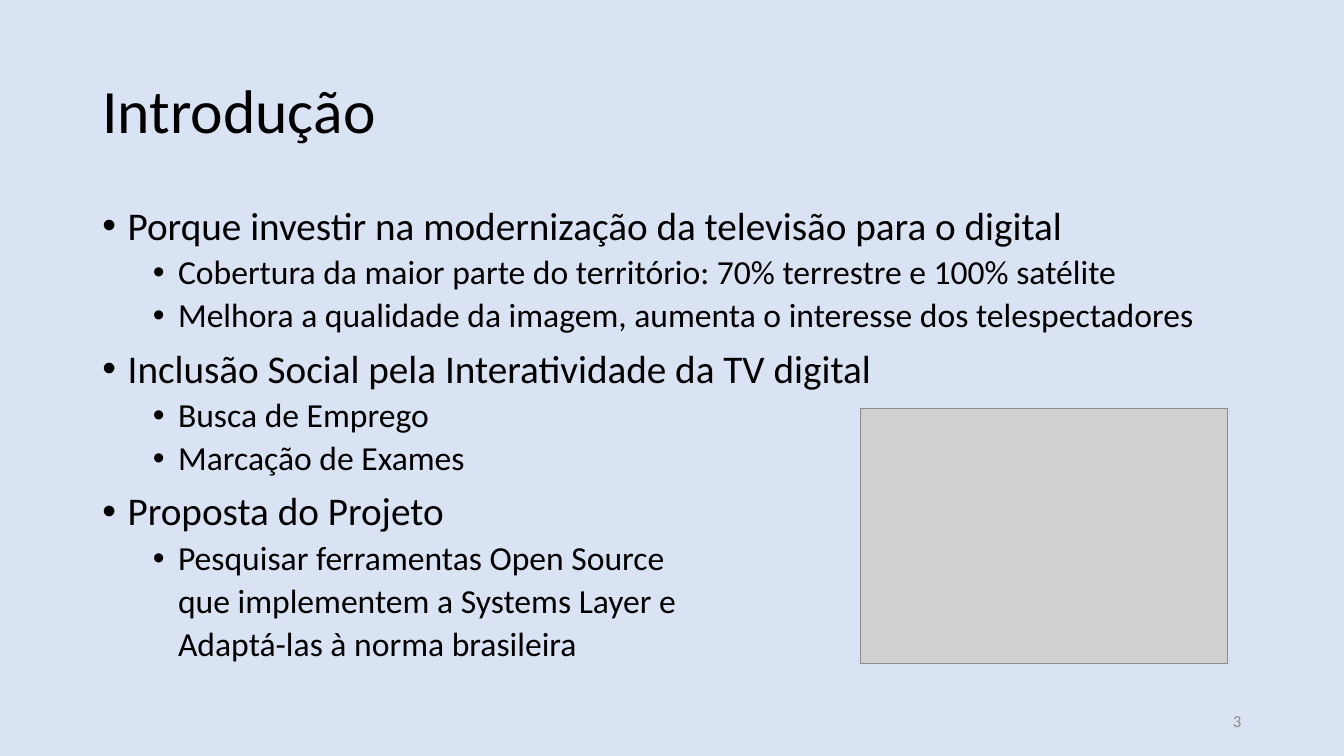
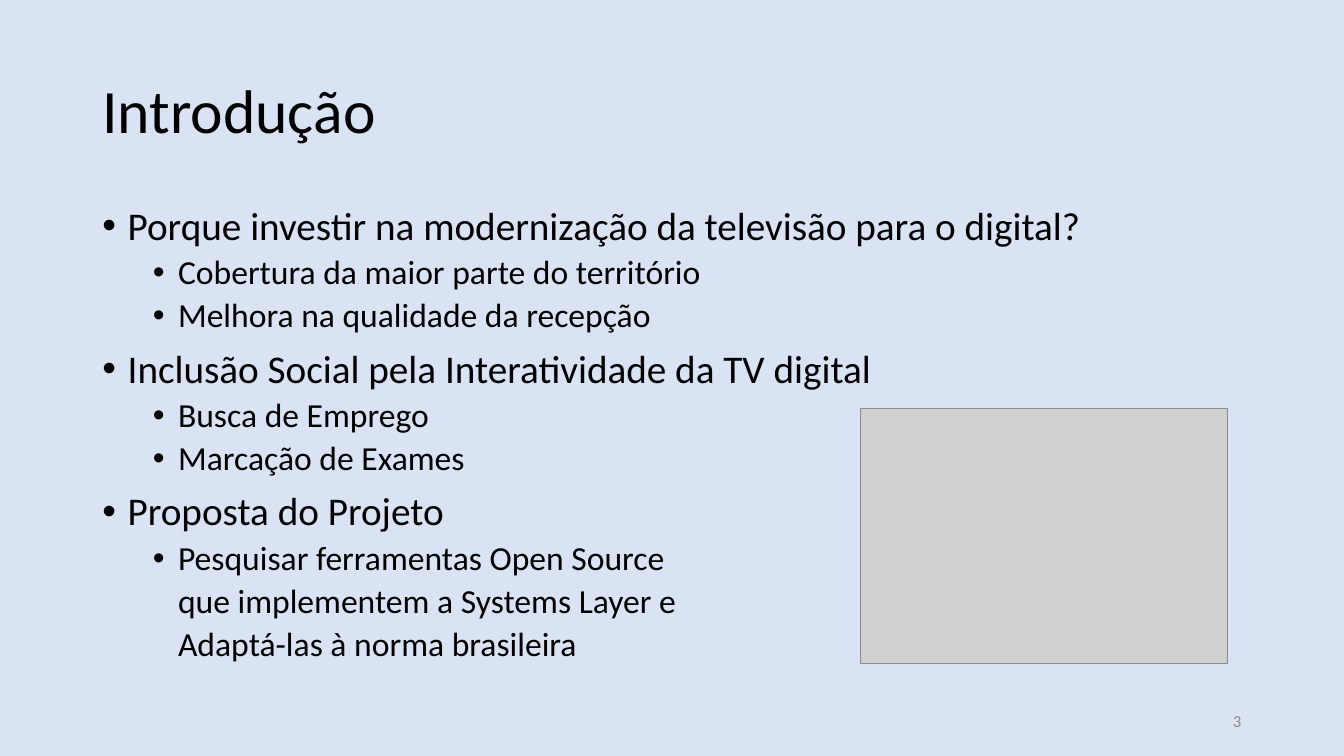
Before and after one commit to nasall2/TCC, a slide deck: slide 3 of relatorio/abntex2-modelos-1.9.2/figuras/apresentacao.pptx. Drawn at 1344x756 pixels with LibreOffice and Linux fonts; fonts in the diff are those of the drawing; grey boxes stand for pictures. Boxes give left, top, right and bottom in pixels: in the first picture for what was removed or moved away, otherwise in the second. Text is boxed around its words. In the diff, an @@ line names an element or a change of style, - is before the commit and + after.

```diff
--- a/relatorio/abntex2-modelos-1.9.2/figuras/apresentacao.pptx
+++ b/relatorio/abntex2-modelos-1.9.2/figuras/apresentacao.pptx
@@ text at <box>128,212,1080,333</box>: text changed @@
-• Porque investir na modernização da televisão para o digital
-  • Cobertura da maior parte do território: 70% terrestre e 100% satélite
-  • Melhora a qualidade da imagem, aumenta o interesse dos telespectadores
+• Porque investir na modernização da televisão para o digital?
+  • Cobertura da maior parte do território
+  • Melhora na qualidade da recepção
```
Also in this commit, not shown: 10 other slides changed, 20 slides added, 7 slides removed, 1 other file.
